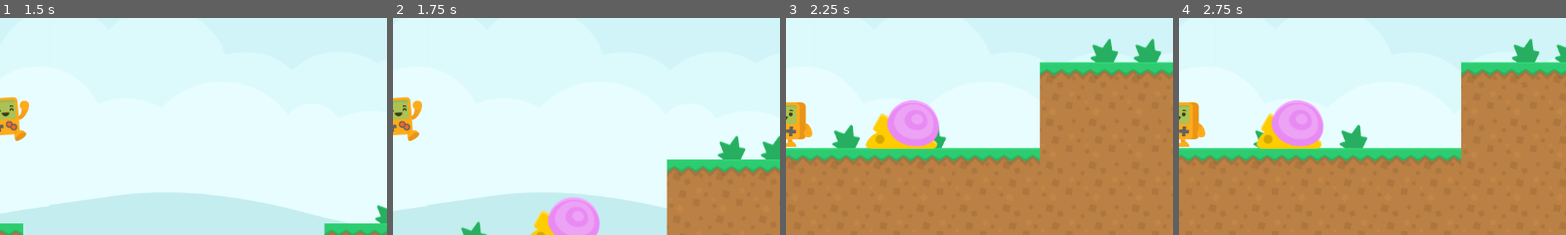
Above: before the commit, frames 1-4 (left to right).
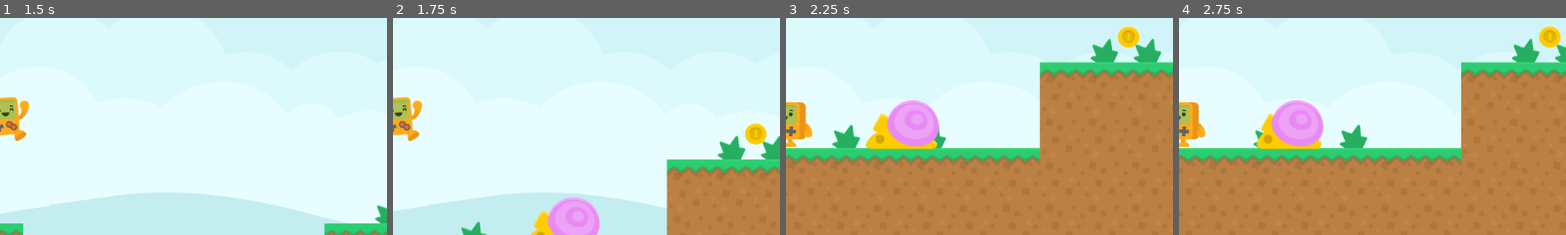
Above: after the commit, the same moments.

Repository: most025/bitbot-adventure
Game: Godot game, scene res://Scene/main/level.tscn
Same seed, same stepped clock (60 frames per second), same inputs: the game is played once before the commit and once after it.
Inputs:
- Up to frame 1 (1.5 s): tap Enter (ui_accept) at 0.5, 0.77 s; hold Right (ui_right) from 0.53 s (still down)
- Up to frame 2 (1.75 s): keep holding Right (ui_right); tap Enter (ui_accept) at 1.52 s
- Up to frame 3 (2.25 s): release Right (ui_right) at 2.03 s; hold Left (ui_left) from 2.03 s (still down)
- Up to frame 4 (2.75 s): keep holding Left (ui_left)
The pictures show only the part of the screen within x 50-100%, y 33-83%; the shares and areas given below are measured in that part.

Frame 1 is identical in both runs. In frame 2, 0.5% of the frame differs, in the area x 90-97%, y 48-59%; in frame 3, 0.5%; in frame 4, 0.5%, in the area x 92-99%, y 3-14%.

Commit message:
Agregado objetos  al nivel
Se ha agregado objetos al nivel y se han corregido algunos errores.

Diff:
--- /dev/null
+++ b/Scene/level_objects/coin.tscn
@@ -0,0 +1,17 @@
+[gd_scene load_steps=3 format=3 uid="uid://dux6f0j4efb6k"]
+
+[ext_resource type="Texture2D" uid="uid://bmurl7fahn7pm" path="res://assets/level_objects/coinGold.png" id="1_r7y7f"]
+
+[sub_resource type="CircleShape2D" id="CircleShape2D_mu2pj"]
+radius = 32.28
+
+[node name="Coin" type="Area2D" groups=["coins"]]
+scale = Vector2(0.5, 0.5)
+collision_layer = 2
+collision_mask = 0
+
+[node name="Sprite2D" type="Sprite2D" parent="."]
+texture = ExtResource("1_r7y7f")
+
+[node name="CollisionShape2D" type="CollisionShape2D" parent="."]
+shape = SubResource("CircleShape2D_mu2pj")
--- a/Scene/main/level.tscn
+++ b/Scene/main/level.tscn
@@ -7,6 +7,7 @@
 [ext_resource type="PackedScene" uid="uid://dckif46bsl53c" path="res://Scene/enemies/snail.tscn" id="5_em8nf"]
 [ext_resource type="PackedScene" uid="uid://dei3b1lpfql40" path="res://deatzone/deatzone.tscn" id="5_lbmxd"]
 [ext_resource type="PackedScene" uid="uid://c1xbskuetpobk" path="res://Scene/enemies/bernacle.tscn" id="6_se0q8"]
+[ext_resource type="PackedScene" uid="uid://dux6f0j4efb6k" path="res://Scene/level_objects/coin.tscn" id="8_ocxyg"]
 
 [sub_resource type="TileSetAtlasSource" id="TileSetAtlasSource_a3ulg"]
 texture = ExtResource("2_44jk3")
@@ -62,3 +63,11 @@
 [node name="Deatzone" parent="." instance=ExtResource("5_lbmxd")]
 position = Vector2(4025, -290)
 scale = Vector2(2.71417, 3.04231)
+
+[node name="coins" type="Node2D" parent="."]
+
+[node name="Coin1" parent="coins" instance=ExtResource("8_ocxyg")]
+position = Vector2(851, -840)
+
+[node name="Coin2" parent="coins" instance=ExtResource("8_ocxyg")]
+position = Vector2(1515, -512)
--- a/Scene/main/player.gd
+++ b/Scene/main/player.gd
@@ -4,6 +4,7 @@
 const SPEED = 300.0
 const JUMP_VELOCITY = -500.0
 var gravity=800.0
+var coins = 0
 
 func _physics_process(delta: float) -> void:
 	# Add the gravity.
@@ -49,7 +50,7 @@
 	get_tree().reload_current_scene()
 
 # Función con la lógica que determina la colición del jugador con el enemigo aereo.
-func colicionar_com_enemigo(enemy):
+func colisionar_con_enemigo(enemy):
 	if (position.y < enemy.position.y):
 		enemy.queue_free()
 		velocity.y=JUMP_VELOCITY
@@ -58,11 +59,15 @@
 # Función que permite la colición con eneigos aereos.
 func _on_area_2d_area_entered(area):
 	if (area.is_in_group("enemies")):
-		colicionar_com_enemigo(area)
-	elif (area.is_in_group("deatzone") or area.is_in_group("projectiles")):
+		colisionar_con_enemigo(area)
+	elif (area.is_in_group("deatzone")) or (area.is_in_group("projectiles")):
 		lose()
+	elif (area.is_in_group("coins")):
+		coins += 1
+		area.queue_free()
+
 
 # Función que permite la colición con enemigos terrestres.
 func _on_area_2d_body_entered(body: Node2D) -> void:
 		if (body.is_in_group("enemies")):
-			colicionar_com_enemigo(body)
+			colisionar_con_enemigo(body)
Not shown: 1 places in Scene/main/level.tscn that only renumber resources
Binary file added: assets/level_objects/coinBronze.png
Not shown, added: assets/level_objects/coinBronze.png.import
Binary file added: assets/level_objects/coinGold.png
Not shown, added: assets/level_objects/coinGold.png.import
Binary file added: assets/level_objects/coinSilver.png
Not shown, added: assets/level_objects/coinSilver.png.import
Binary file added: assets/level_objects/flagBlue1.png
Not shown, added: assets/level_objects/flagBlue1.png.import
Binary file added: assets/level_objects/flagBlue2.png
Not shown, added: assets/level_objects/flagBlue2.png.import
Binary file added: assets/level_objects/flagBlue_down.png
(and 31 more such lines)
